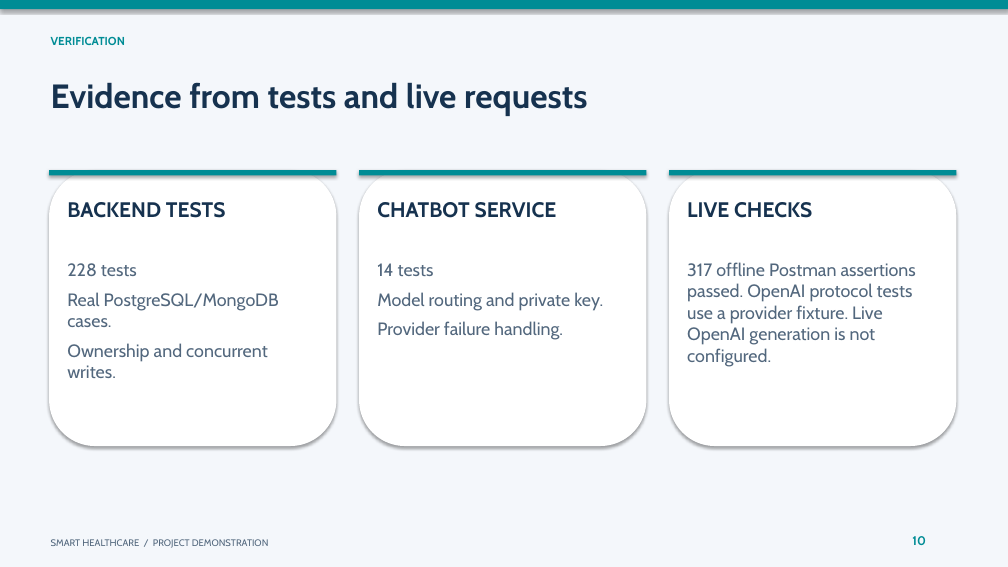
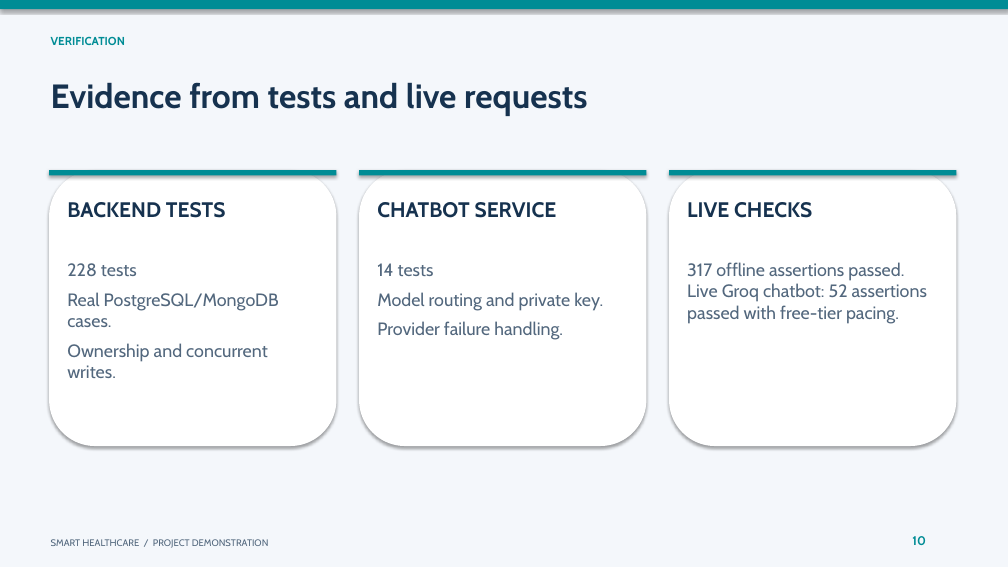
Before and after one commit to omarrouk/Smart-Healthcare-Appointment-System, a slide deck: slide 10 of docs/presentation/Smart-Healthcare-Demo.pptx. Drawn at 1008x567 pixels with LibreOffice and Linux fonts; fonts in the diff are those of the drawing. Boxes give left, top, right and bottom in pixels: in the first picture for what was removed or moved away, otherwise in the second. Text is boxed around its words. In the diff, an @@ line names an element or a change of style, - is before the commit and + after.

Commit message:
Configure Groq chatbot with provider-neutral settings

```diff
--- a/docs/presentation/Smart-Healthcare-Demo.pptx
+++ b/docs/presentation/Smart-Healthcare-Demo.pptx
@@ text at [687, 262, 927, 324]: text changed @@
-317 offline Postman assertions passed. OpenAI protocol tests use a provider fixture. Live OpenAI generation is not configured.
+317 offline assertions passed. Live Groq chatbot: 52 assertions passed with free-tier pacing.
```
Also in this commit, not shown: 3 other slides changed, 11 other files.
